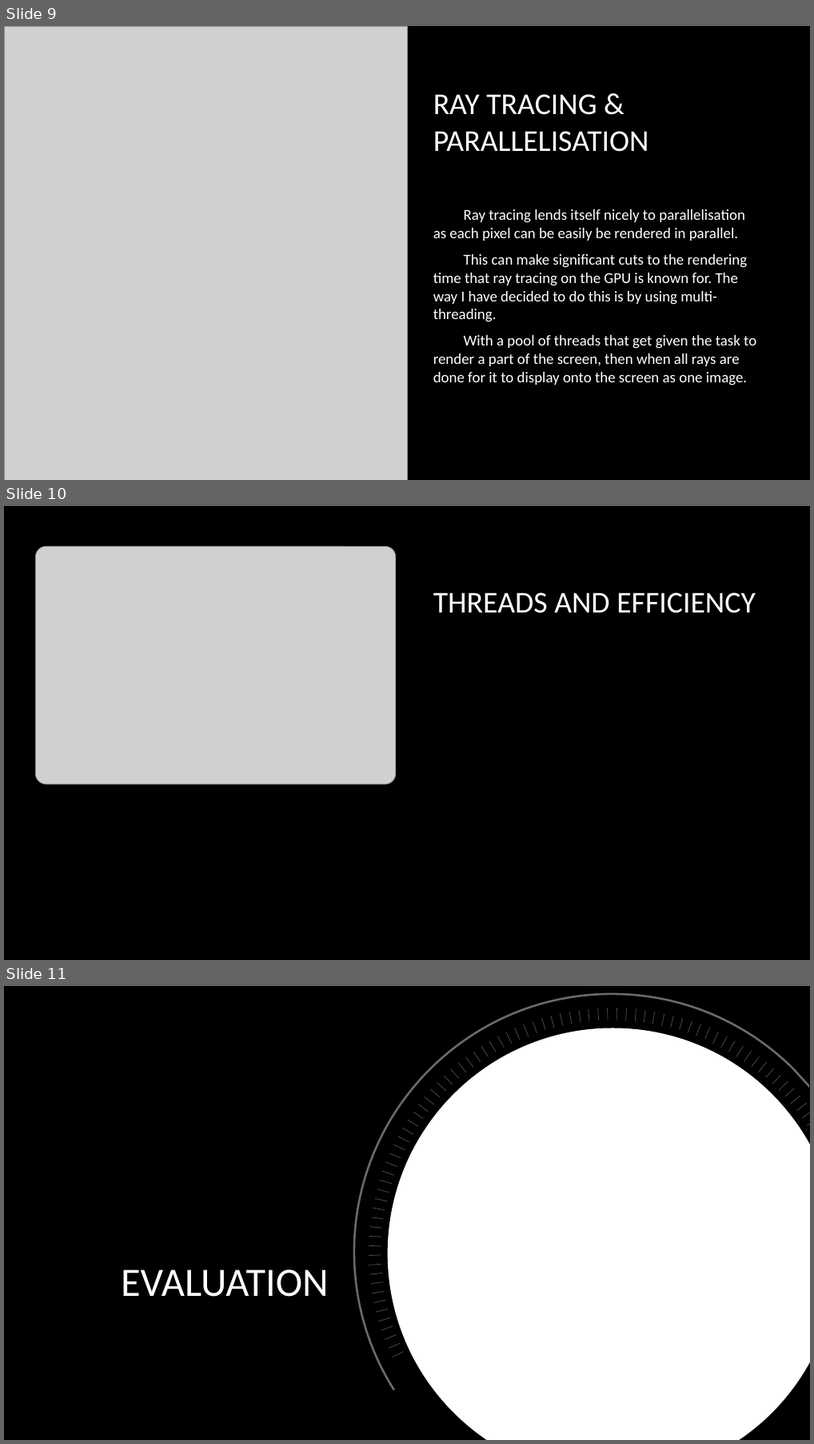
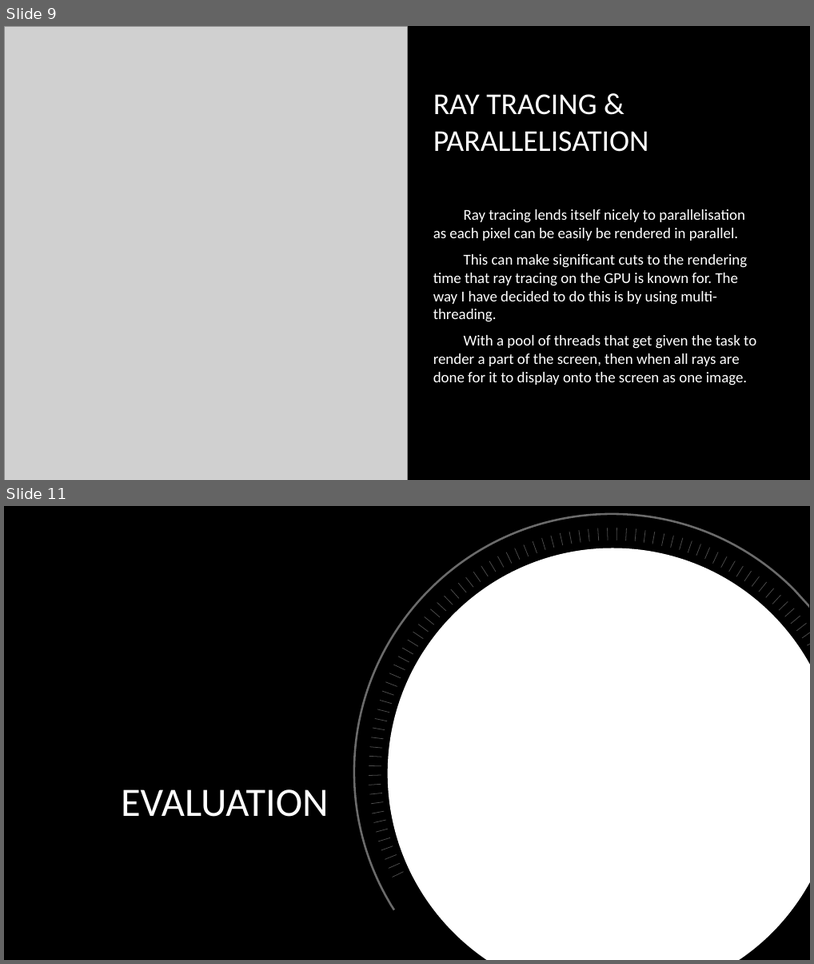
Before and after one commit to MariaPrograms/RayCasting, a slide deck: Graphics and Computational Programming.pptx. Shown one above the other, each under a label of ours: slides 9, 10 and 11 before the commit, slides 9 and 11 after it; the slides between them are not shown. The pictures are 814x1444 and 814x964 pixels, drawn with LibreOffice and Linux fonts; fonts in the diff are those of the drawing; grey boxes stand for pictures; background and template pictures are left out. Boxes give left, top, right and bottom in pixels: in the first picture for what was removed or moved away, otherwise in the second. Text is boxed around its words. In the diff, an @@ line names an element or a change of style, - is before the commit and + after.

```diff
--- a/Graphics and Computational Programming.pptx
+++ b/Graphics and Computational Programming.pptx
@@ slide 10 removed at [4, 506, 810, 960], background picture (left out) @@
@@ picture removed at [35, 547, 396, 784] @@
@@ title removed at [434, 592, 756, 613] @@
-THREADS AND EFFICIENCY
```
Also in this commit, not shown: 1 slide added, 1 other file.
